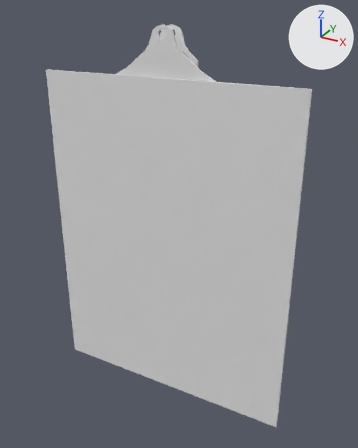
Renders of the FBX model Assets/Art/Models/Clipboard.fbx from each side of a commit.
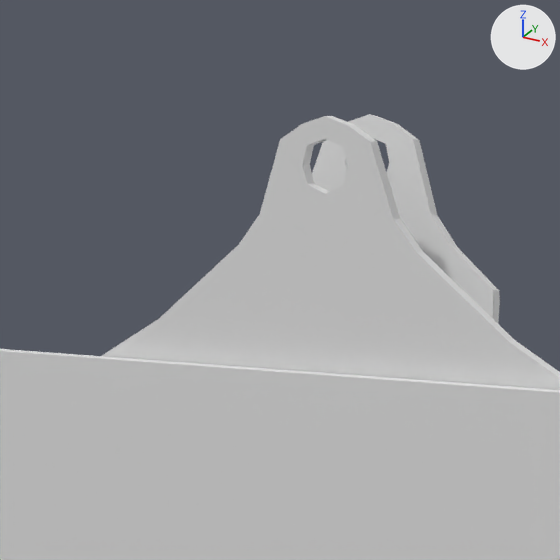
Old and new are each drawn whole from a 50 mm camera at (0.284, -0.477, 0.493) aimed at (0.015, 0.012, 0.249) and again close up on the part from 26% to 59% of the width and 0% to 26% of the height. Arrows for +X, +Y and +Z are at upper right; the lights stay in place. Where no turn or scale is listed for an object, it has been applied to the vertices.

The older version as bpy lines, for what is in view:
```python
me_cube = bpy.data.meshes.new('Cube')
me_cube.from_pydata(...)  # a box spanning x -0.163..0.163, y -0.002..0.002, z 0.004..0.422
me_cube.materials.append(mat_material)  # white #e7e7e7
me_cube_001 = bpy.data.meshes.new('Cube.001')
me_cube_001.from_pydata(...)  # 208 vertices, 208 faces; spans x -0.091..0.091, y 0.002..0.005, z 0.403..0.476
me_cube_002 = bpy.data.meshes.new('Cube.002')
me_cube_002.from_pydata(...)  # 303 vertices, 292 faces; spans x -0.082..0.082, y 0.009..0.025, z 0.376..0.476
ob_metalpiece1 = bpy.data.objects.new('MetalPiece1', me_cube_001)
ob_metalpiece1.location = (0.0, 0.0, 0.0)
ob_metalpiece2 = bpy.data.objects.new('MetalPiece2', me_cube_002)
ob_metalpiece2.location = (0.0, 0.0, 0.0)
ob_woodenbase = bpy.data.objects.new('WoodenBase', me_cube)
ob_woodenbase.location = (0.0, 0.0, 0.0)
```
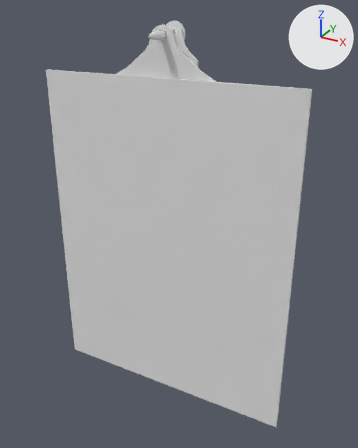
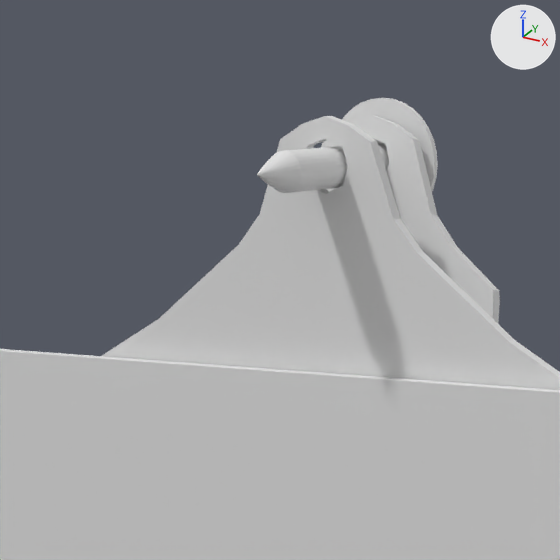
Commit message: Clipboard refreshed

What differs and where, as boxes (x1, y1, x2, y2) in the close-ups (560 x 560 px):
'Nail', added
    after: (257, 98, 438, 193)

The change in detail:
Mesh me_circle is new.
It has 256 vertices, 226 faces and spans x -0.013..0.0143, y -0.0262..0.0277, z 0.4517..0.479.
Object 'Nail' (ob_nail) is new; it shows me_circle.
Its location is (0.0, 0.0, 0.0).
